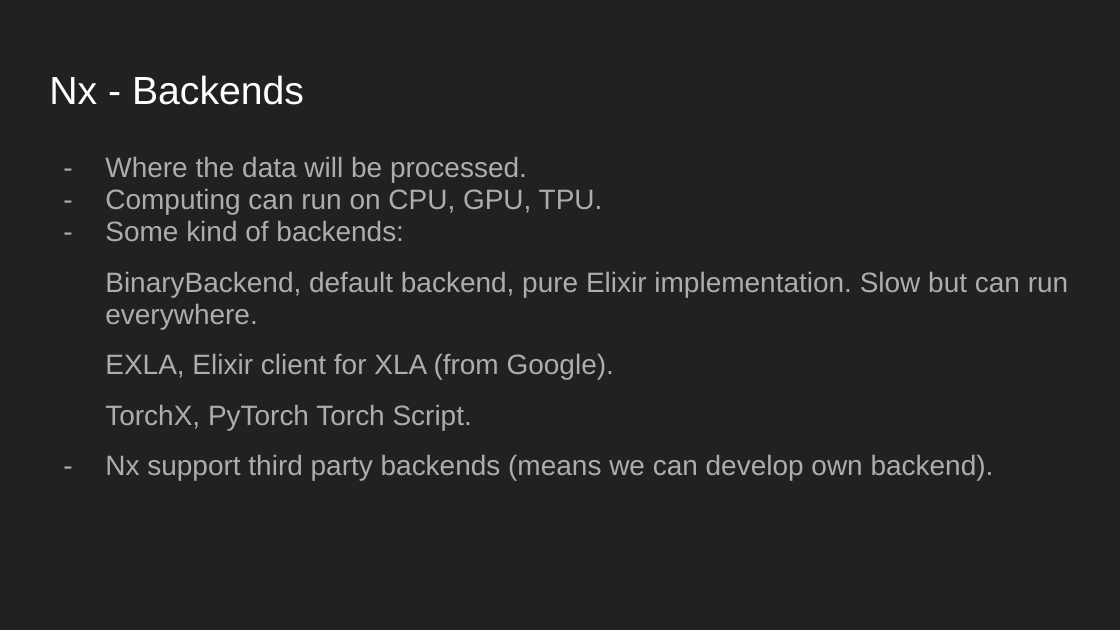
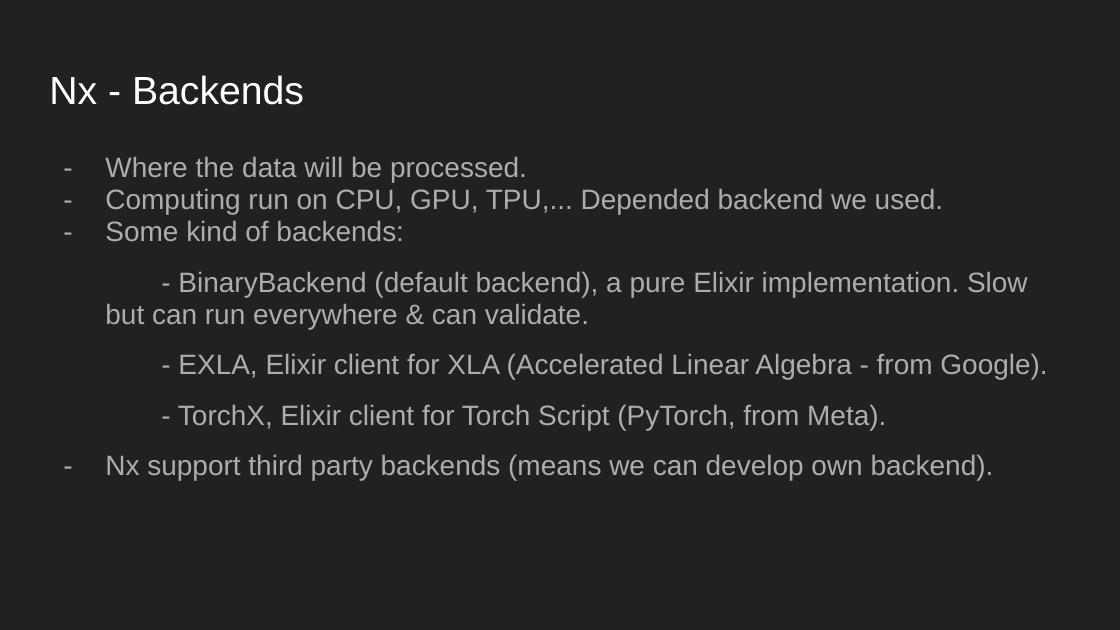
Before and after one commit to ohhi-vn/sharing_intro_nx, a slide deck: slide 10 of Slide/Introducing Nx lib.pptx. Drawn at 1120x630 pixels with LibreOffice and Linux fonts; fonts in the diff are those of the drawing. Boxes give left, top, right and bottom in pixels: in the first picture for what was removed or moved away, otherwise in the second. Text is boxed around its words. In the diff, an @@ line names an element or a change of style, - is before the commit and + after.

```diff
--- a/Slide/Introducing Nx lib.pptx
+++ b/Slide/Introducing Nx lib.pptx
@@ text at box(105, 188, 943, 214): text changed @@
-– Computing can run on CPU, GPU, TPU.
+– Computing run on CPU, GPU, TPU,... Depended backend we used.
@@ text at box(105, 271, 1047, 430): text changed @@
-BinaryBackend, default backend, pure Elixir implementation. Slow but can run everywhere.
-EXLA, Elixir client for XLA (from Google).
-TorchX, PyTorch Torch Script.
+- BinaryBackend (default backend), a pure Elixir implementation. Slow but can run everywhere & can validate.
+- EXLA, Elixir client for XLA (Accelerated Linear Algebra - from Google).
+- TorchX, Elixir client for Torch Script (PyTorch, from Meta).
```
Also in this commit, not shown: 12 other slides changed, 2 other files.
